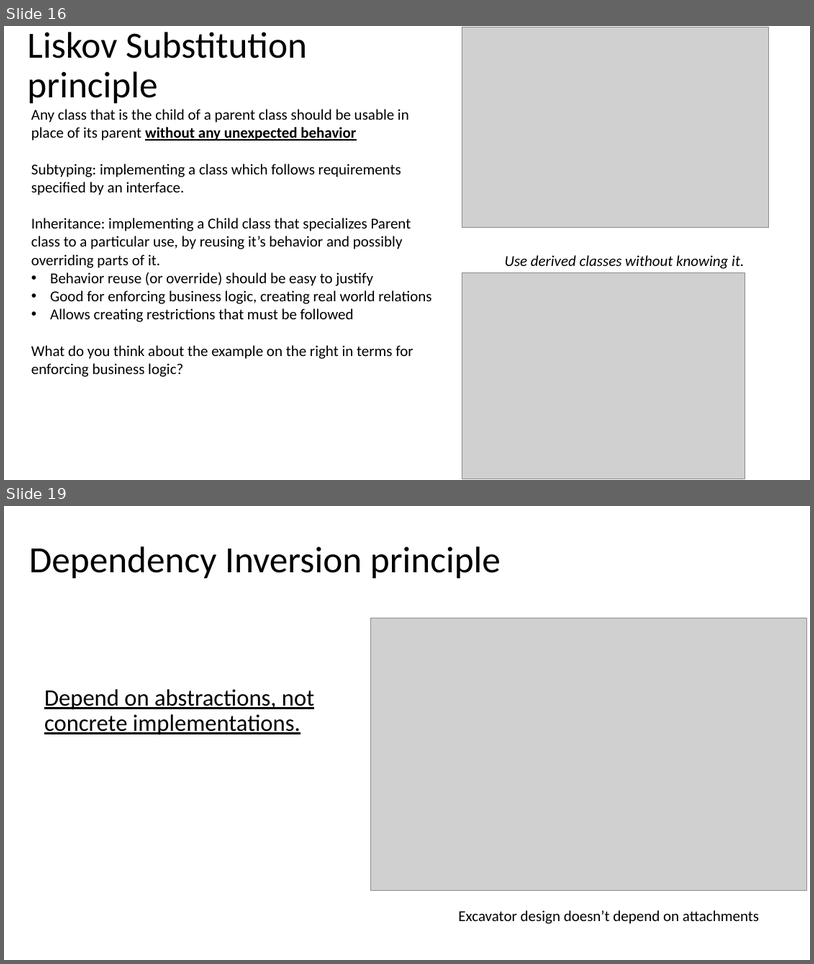
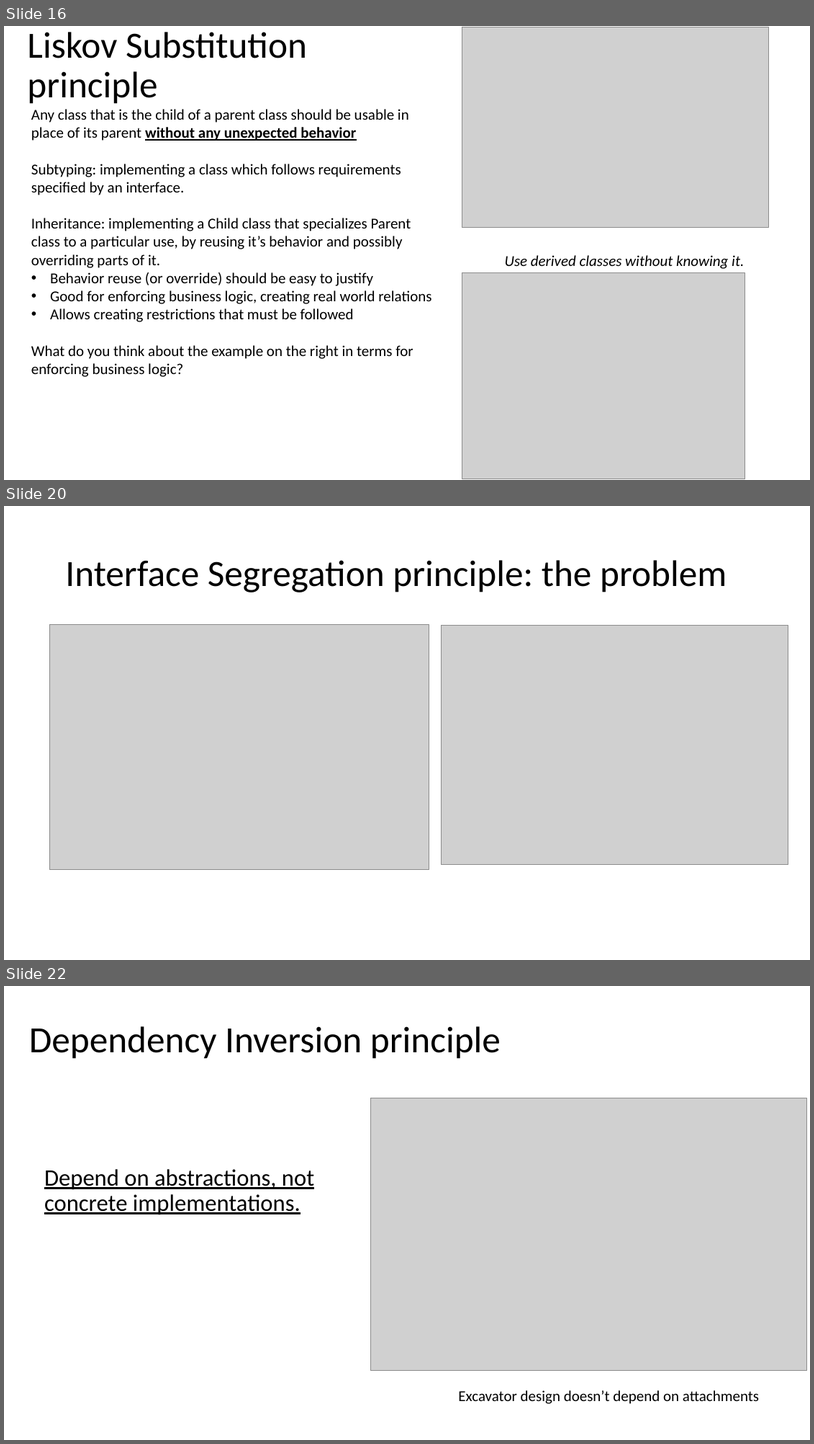
Before and after one commit to DonatasKukta/SOLID, a slide deck: SOLID.pptx. Shown one above the other, each under a label of ours: slides 16 and 19 before the commit, slides 16, 20 and 22 after it; the slides between them are not shown. The pictures are 814x964 and 814x1444 pixels, drawn with LibreOffice and Linux fonts; fonts in the diff are those of the drawing; grey boxes stand for pictures. Boxes give left, top, right and bottom in pixels: in the first picture for what was removed or moved away, otherwise in the second. Text is boxed around its words. In the diff, an @@ line names an element or a change of style, - is before the commit and + after.

Commit message:
Add Interface Segregation principle.

```diff
--- a/SOLID.pptx
+++ b/SOLID.pptx
@@ slide 20 added at <box>4,506,810,960</box>, background #FFFFFF @@
@@ title added at <box>65,560,727,592</box>, 44 pt, text #000000 @@
+Interface Segregation principle: the problem
@@ picture added at <box>49,625,430,870</box> @@
@@ picture added at <box>441,626,789,864</box> @@
@@ what was slide 19 is now slide 22 @@
```
Also in this commit, not shown: 2 slides changed, 2 other slides added, 1 other file.
